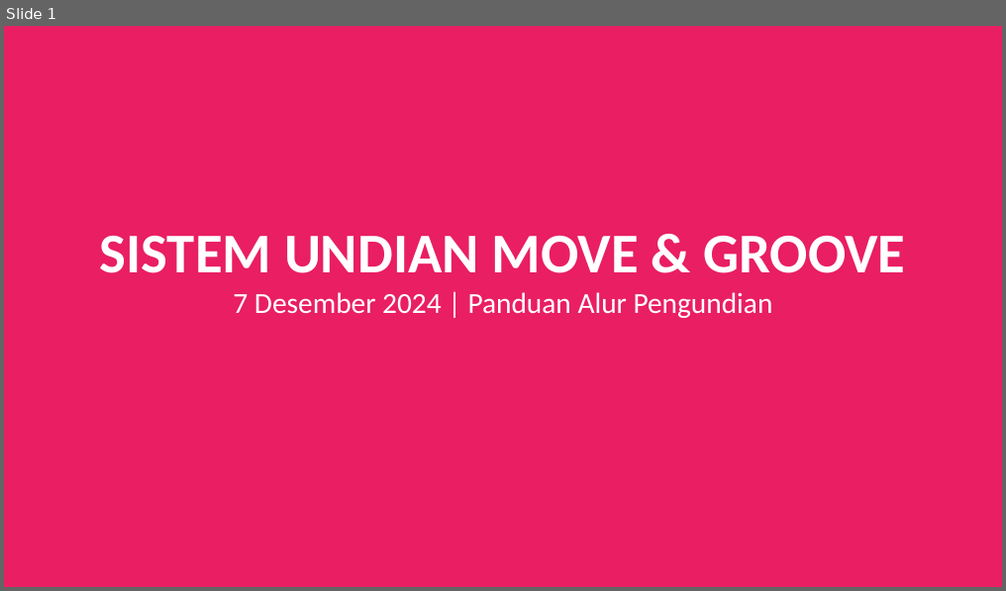
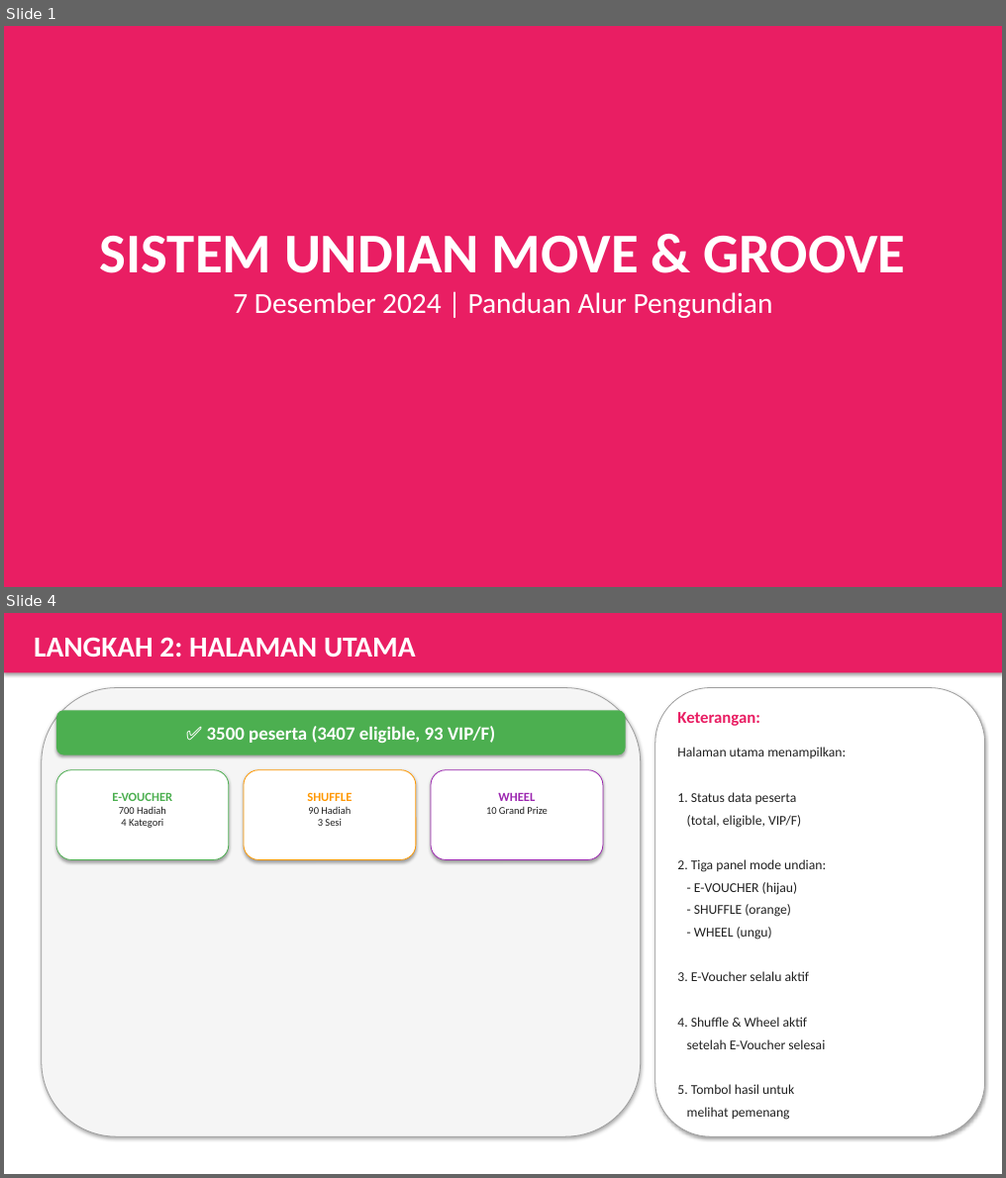
Before and after one commit to Wahyoe-underscore/LotteryStream, a slide deck: MoveGroove_Flow_Presentation.pptx. Shown one above the other, each under a label of ours: slide 1 before the commit, slides 1 and 4 after it; the slides between them are not shown. The pictures are 1006x591 and 1006x1178 pixels, drawn with LibreOffice and Linux fonts; fonts in the diff are those of the drawing. Boxes give left, top, right and bottom in pixels: in the first picture for what was removed or moved away, otherwise in the second. Text is boxed around its words. In the diff, an @@ line names an element or a change of style, - is before the commit and + after.

```diff
--- a/MoveGroove_Flow_Presentation.pptx
+++ b/MoveGroove_Flow_Presentation.pptx
@@ slide 4 added at bbox=[4, 613, 1002, 1174], background #FFFFFF @@
@@ rectangle added at bbox=[4, 613, 1002, 672], fill #E91E63 @@
@@ text added at bbox=[34, 637, 416, 658], 28 pt, text #FFFFFF, bold @@
+LANGKAH 2: HALAMAN UTAMA
@@ rounded rectangle added at bbox=[42, 688, 641, 1137], fill #F5F5F5, outline #9E9E9E 0.75 pt @@
@@ rounded rectangle added at bbox=[655, 688, 985, 1137], fill #FFFFFF, outline #9E9E9E 0.75 pt @@
@@ rounded rectangle added at bbox=[56, 710, 626, 756], fill #4CAF50 @@
@@ text added at bbox=[207, 726, 495, 743], 18 pt, text #FFFFFF, bold @@
+✅ 3500 peserta (3407 eligible, 93 VIP/F)
@@ text added at bbox=[677, 712, 760, 726], 16 pt, text #E91E63, bold @@
+Keterangan:
@@ text added at bbox=[677, 747, 846, 1120], 13 pt, text #212121 @@
+Halaman utama menampilkan:
+1. Status data peserta
+(total, eligible, VIP/F)
+2. Tiga panel mode undian:
+- E-VOUCHER (hijau)
+- SHUFFLE (orange)
+- WHEEL (ungu)
+3. E-Voucher selalu aktif
+4. Shuffle & Wheel aktif
+setelah E-Voucher selesai
+5. Tombol hasil untuk
+melihat pemenang
@@ rounded rectangle added at bbox=[56, 770, 229, 861], fill #FFFFFF, outline #4CAF50 0.75 pt @@
@@ rounded rectangle added at bbox=[244, 770, 416, 861], fill #FFFFFF, outline #FF9800 0.75 pt @@
@@ rounded rectangle added at bbox=[431, 770, 603, 861], fill #FFFFFF, outline #9C27B0 0.75 pt @@
@@ text added at bbox=[112, 792, 172, 828], 10 pt, text #212121 @@
+E-VOUCHER
+700 Hadiah
+4 Kategori
@@ text added at bbox=[307, 792, 351, 826], 10 pt, text #212121 @@
+SHUFFLE
+90 Hadiah
+3 Sesi
@@ text added at bbox=[486, 793, 548, 814], 10 pt, text #212121 @@
+WHEEL
+10 Grand Prize
```
Also in this commit, not shown: 3 slides changed, 7 other slides added, 9 slides removed, 6 other files.
